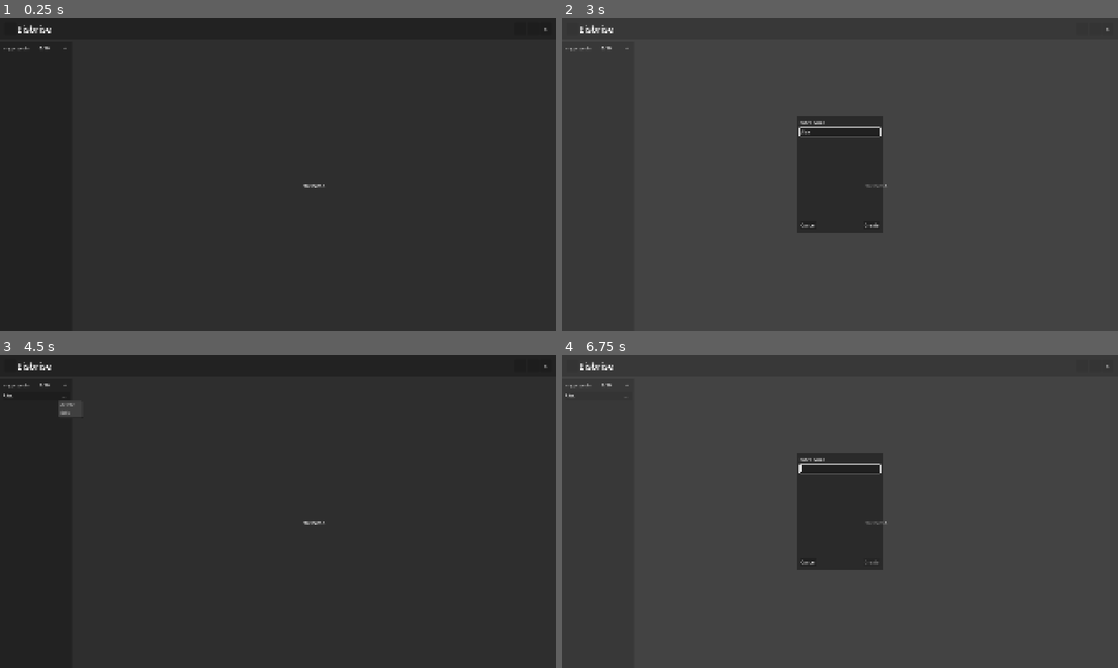
Above: before the commit, frames 1-4 (two rows, left to right).
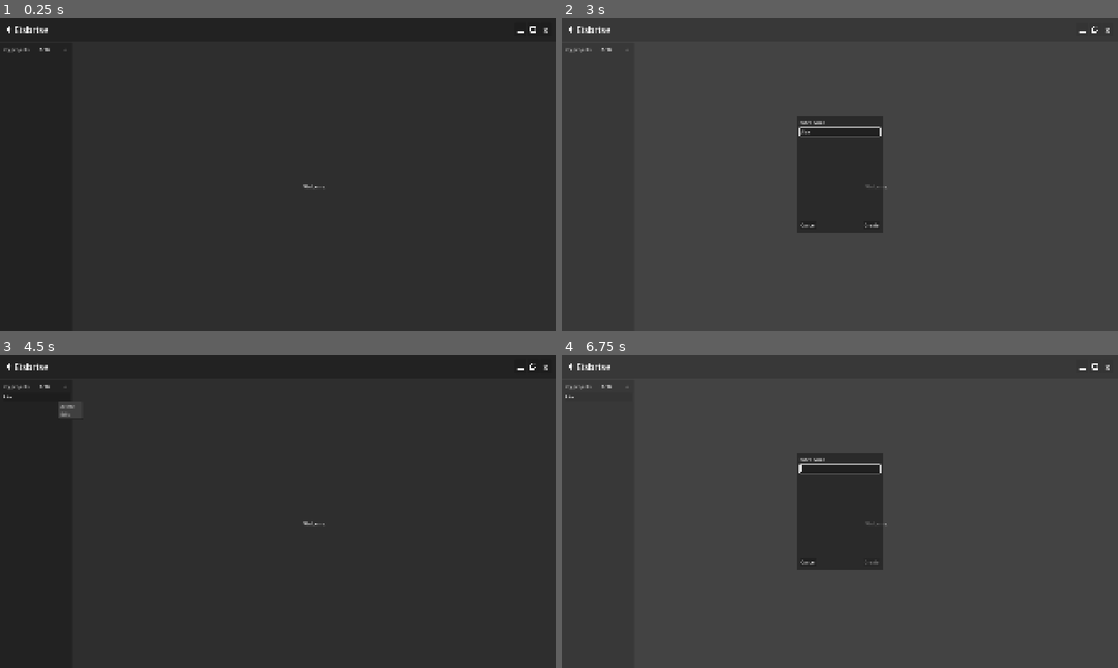
Above: after the commit, the same moments.

Repository: icenodehi/ToDo
Game: Godot game, scene res://ToDo/scenes/to_do.tscn
Two runs of this game, one before a commit and one after it. Both use one fixed random seed, a clock stepped at 60 frames per second and the inputs below.
Inputs (mouse positions are in pixels of both pictures, inside the frame that each line leads up to; where the layout moved, square brackets give the same spot in the first picture):
- Up to frame 1 (0.25 s): no input
- Up to frame 2 (3 s): click (1084, 30) [1084, 27] at 0.5 s; click (1095, 30) [1095, 27] at 1.25 s; click "+" at 2 s; click (840, 130) at 2.77 s; type "Alex" at 2.85 s
- Up to frame 3 (4.5 s): click "Create" at 3.5 s; click "..." at 4.25 s
- Up to frame 4 (6.75 s): click (1084, 367) [1084, 364] at 5 s; click (1095, 367) [1095, 364] at 5.75 s; click "+" at 6.5 s

The runs differ from the first frame. In frame 1, 0.2% of the frame differs, in the area x 0-99%, y 2-55%; in frame 2, 0.2%; in frame 3, 0.3%; in frame 4, 0.2%.

Commit message:
Release 1.1.0: completed task, icon, links

Diff:
--- a/ToDo/autoLoad/app_settings.gd
+++ b/ToDo/autoLoad/app_settings.gd
@@ -1,4 +1,6 @@
 extends Node
+
+signal delete_completed_changed(value: bool)
 
 const SETTINGS_PATH: String = "user://settings.cfg"
 const DEFAULT_LANGUAGE: String = "en"
@@ -6,6 +8,7 @@
 const SUPPORTED_LANGUAGES: Array[String] = ["ru", "en"]
 
 var language: String = DEFAULT_LANGUAGE
+var delete_completed: bool = false
 
 func _ready() -> void:
 	load_settings()
@@ -15,15 +18,24 @@
 	var config := ConfigFile.new()
 	config.load(SETTINGS_PATH)
 	language = str(config.get_value("general", "language", detect_system_language()))
+	delete_completed = bool(config.get_value("general", "delete_completed", false))
 	if language not in SUPPORTED_LANGUAGES:
 		language = DEFAULT_LANGUAGE
 
 func save_settings() -> void:
 	var config := ConfigFile.new()
 	config.set_value("general", "languare", language)
+	config.set_value("general", "delete_completed", delete_completed)
 	var err := config.save(SETTINGS_PATH)
 	if err != OK:
 		push_error("settings save failed: %s" % error_string(err))
+
+func set_delete_completed(value: bool) -> void:
+	if value == delete_completed:
+		return
+	delete_completed = value
+	delete_completed_changed.emit(value)
+	save_settings()
 
 func detect_system_language() -> String:
 	var system_language := OS.get_locale_language()
--- a/ToDo/localization/translations.csv
+++ b/ToDo/localization/translations.csv
@@ -20,3 +20,9 @@
 UI_COPY_EMAIL,Copy email address,Скопировать адрес почты
 UI_COPIED,Copied!,Скопировано!
 UI_GITHUB,Project on GitHub,Проект на GitHub
+UI_DELETE_COMPLETED,Delete completed tasks,Удалять выполненые задачи
+UI_DELETE_COMPLETED_TIP,On: completed task are deleted. off: they are crossed out.,Вкл: выполненые задачи удаляються. Выкл: они зачеркиваются.
+UI_TITLE_DELETE_TIP,On: delete completed tasks in this title. Off: cross them out.,Вкл: удалять выполненые задачи в этом заголовке. Выкл: зачеркивать.
+UI_FOLLOW_SETTINGS,As in settings,Как в настройках
+UI_FULLSCRENE,Fullscreen,На весь экран
+UI_WINDOWED,Wndowed,Оконный режим
--- a/ToDo/resource/data_title_resourse.gd
+++ b/ToDo/resource/data_title_resourse.gd
@@ -1,19 +1,33 @@
 extends Resource
 class_name DataTitle
+
+enum CompleteMode { INHERIT, STRIKE, DELETE}
 
 @export var name_title: String = ""
 @export var task_array: Array[DataTask] = []
 @export var roll: bool = false
+@export var complete_mode: CompleteMode = CompleteMode.INHERIT
+
+func should_delete(global_delete: bool) -> bool:
+	match complete_mode:
+		CompleteMode.STRIKE:
+			return false
+		CompleteMode.DELETE:
+			return true
+	return global_delete
 
 func to_dict() -> Dictionary:
 	var task_data: Array = []
 	for task in task_array:
 		task_data.append(task.to_dict())
-	return {"name": name_title, "roll": roll, "tasks": task_data}
+	return {"name": name_title, "roll": roll, "complete_mode": complete_mode, "tasks": task_data}
 
 func from_dict(data: Dictionary) -> void:
 	name_title = data.get("name", "")
 	roll = data.get("roll", false)
+	var mode := int(data.get("complete_mode", CompleteMode.INHERIT))
+	@warning_ignore("int_as_enum_without_cast")
+	complete_mode = mode if mode in CompleteMode.values() else CompleteMode.INHERIT
 	task_array.clear()
 	for task_data in data.get("tasks", []):
 		var task = DataTask.new()
--- a/ToDo/scenes/general_page.tscn
+++ b/ToDo/scenes/general_page.tscn
@@ -17,4 +17,11 @@
 unique_name_in_owner = true
 layout_mode = 2
 
+[node name="DeleteCompletedCheckButton" type="CheckButton" parent="." unique_id=32786238]
+unique_name_in_owner = true
+layout_mode = 2
+tooltip_text = "UI_DELETE_COMPLETED_TIP"
+text = "UI_DELETE_COMPLETED"
+
 [connection signal="item_selected" from="LanguageOptionButton" to="." method="_on_language_option_button_item_selected"]
+[connection signal="toggled" from="DeleteCompletedCheckButton" to="." method="_on_delete_completed_check_button_toggled"]
--- a/ToDo/scenes/task.tscn
+++ b/ToDo/scenes/task.tscn
@@ -14,11 +14,15 @@
 [node name="TaskCheckBox" type="CheckBox" parent="TaskContainer" unique_id=1454039038]
 layout_mode = 2
 
-[node name="TaskNameLabel" type="Label" parent="TaskContainer" unique_id=598149360]
+[node name="TaskNameLabel" type="RichTextLabel" parent="TaskContainer" unique_id=454039968]
 unique_name_in_owner = true
 layout_mode = 2
 size_flags_horizontal = 3
+mouse_filter = 2
+bbcode_enabled = true
 text = "task"
+fit_content = true
+scroll_active = false
 
 [node name="EditNameLineEdit" type="LineEdit" parent="TaskContainer" unique_id=327609866]
 unique_name_in_owner = true
--- a/ToDo/scenes/title.tscn
+++ b/ToDo/scenes/title.tscn
@@ -33,6 +33,11 @@
 max_length = 30
 flat = true
 
+[node name="DeleteModeCheckButton" type="CheckButton" parent="TitleContainer" unique_id=1498475231]
+unique_name_in_owner = true
+layout_mode = 2
+tooltip_text = "UI_TITLE_DELETE_TIP"
+
 [node name="TitleDetailsButton" type="MenuButton" parent="TitleContainer" unique_id=379750697]
 unique_name_in_owner = true
 layout_mode = 2
@@ -64,4 +69,5 @@
 [connection signal="toggled" from="TitleContainer/ShowHideDetailsButton" to="." method="_on_show_hide_details_button_toggled"]
 [connection signal="focus_exited" from="TitleContainer/EditNameLineEdit" to="." method="_on_edit_name_line_edit_focus_exited"]
 [connection signal="text_submitted" from="TitleContainer/EditNameLineEdit" to="." method="_on_edit_name_line_edit_text_submitted"]
+[connection signal="toggled" from="TitleContainer/DeleteModeCheckButton" to="." method="_on_delete_mode_check_button_toggled"]
 [connection signal="pressed" from="AddTaskContainer/AddTaskButton" to="." method="_on_add_task_button_pressed"]
--- a/ToDo/scenes/to_do.tscn
+++ b/ToDo/scenes/to_do.tscn
@@ -2,7 +2,10 @@
 
 [ext_resource type="Script" uid="uid://c0u6cg38kwhge" path="res://ToDo/scripts/to_do.gd" id="1_2xdk2"]
 [ext_resource type="Script" uid="uid://duu4ehqecv0ah" path="res://ToDo/scripts/to_do_panel_container.gd" id="2_cjnku"]
+[ext_resource type="Texture2D" uid="uid://irtk32iirrcu" path="res://settings_icon.png" id="2_m0q3x"]
 [ext_resource type="PackedScene" uid="uid://bye86naiu108e" path="res://ToDo/scenes/create_project_menu.tscn" id="3_d8ks7"]
+[ext_resource type="Texture2D" uid="uid://ycmkhtc4u1e" path="res://minimize_icon.png" id="3_ocf3w"]
+[ext_resource type="Texture2D" uid="uid://beipflbpn4cip" path="res://maximize_icon.png" id="4_6c7f2"]
 [ext_resource type="PackedScene" uid="uid://bw08lngs361gf" path="res://ToDo/scenes/settings_menu.tscn" id="4_73dgf"]
 
 [node name="ToDo" type="PanelContainer" unique_id=1897286419]
@@ -32,8 +35,12 @@
 layout_mode = 2
 
 [node name="SettingsButton" type="Button" parent="MainContainer/HeaderPanelContainer/MarginContainer/HeaderContainer" unique_id=1425178036]
-custom_minimum_size = Vector2(40, 30)
-layout_mode = 2
+custom_minimum_size = Vector2(30, 30)
+layout_mode = 2
+icon = ExtResource("2_m0q3x")
+flat = true
+icon_alignment = 1
+expand_icon = true
 
 [node name="Label" type="Label" parent="MainContainer/HeaderPanelContainer/MarginContainer/HeaderContainer" unique_id=1450217805]
 layout_mode = 2
@@ -46,17 +53,23 @@
 layout_mode = 2
 size_flags_horizontal = 8
 size_flags_stretch_ratio = 8.0
-text = "-"
+theme_override_font_sizes/font_size = 40
+icon = ExtResource("3_ocf3w")
+expand_icon = true
 
 [node name="FullScreneButton" type="Button" parent="MainContainer/HeaderPanelContainer/MarginContainer/HeaderContainer" unique_id=906877208]
+unique_name_in_owner = true
 custom_minimum_size = Vector2(40, 30)
 layout_mode = 2
 size_flags_horizontal = 8
+icon = ExtResource("4_6c7f2")
+expand_icon = true
 
 [node name="CloseButton" type="Button" parent="MainContainer/HeaderPanelContainer/MarginContainer/HeaderContainer" unique_id=2124103464]
 custom_minimum_size = Vector2(40, 30)
 layout_mode = 2
 size_flags_horizontal = 8
+theme_override_font_sizes/font_size = 30
 text = "x"
 
 [node name="BodyContainer" type="HBoxContainer" parent="MainContainer" unique_id=1660736889]
--- a/ToDo/scripts/general_page.gd
+++ b/ToDo/scripts/general_page.gd
@@ -1,6 +1,7 @@
 extends SettingsPage
 
 @onready var language_option_button: OptionButton = %LanguageOptionButton
+@onready var delete_completed_check_button: CheckButton = %DeleteCompletedCheckButton
 
 func _ready() -> void:
 	for code in AppSettings.SUPPORTED_LANGUAGES:
@@ -11,6 +12,10 @@
 	for i in language_option_button.item_count:
 		if language_option_button.get_item_metadata(i) == AppSettings.language:
 			language_option_button.select(i)
+	delete_completed_check_button.set_pressed_no_signal(AppSettings.delete_completed)
 
 func _on_language_option_button_item_selected(index: int) -> void:
 	AppSettings.set_language(language_option_button.get_item_metadata(index))
+
+func _on_delete_completed_check_button_toggled(toggled_on: bool) -> void:
+	AppSettings.set_delete_completed(toggled_on)
--- a/ToDo/scripts/resources_page.gd
+++ b/ToDo/scripts/resources_page.gd
@@ -4,7 +4,6 @@
 	{
 		"title_key": "UI_SELECTION_CONTACT",
 		"items": [
-			{"text": "Telegram", "action": "link", "value": "https://t.me/+PeHxHS5-nyVlYzdi"},
 			{"text": "UI_COPY_EMAIL", "action": "copy", "value": "icenode.hi@gmail.com"},
 		],
 	},
--- a/ToDo/scripts/task.gd
+++ b/ToDo/scripts/task.gd
@@ -3,11 +3,15 @@
 signal delete_task(task)
 signal data_changed
 
+const DELETE_DELAY: float = 1.5
+
 var data_task: DataTask
+var data_title: DataTitle
 var is_entered: bool
 var not_confirmed: bool
+var delete_timer: Timer
 
-@onready var task_name_label: Label = %TaskNameLabel
+@onready var task_name_label: RichTextLabel = %TaskNameLabel
 @onready var task_check_box: CheckBox = $TaskContainer/TaskCheckBox
 @onready var task_details_button: MenuButton = %TaskDetailsButton
 @onready var edit_name_line_edit: LineEdit = %EditNameLineEdit
@@ -15,16 +19,40 @@
 func _ready() -> void:
 	var popup = task_details_button.get_popup()
 	popup.id_pressed.connect(_on_menu_pressed)
+	delete_timer = Timer.new()
+	delete_timer.one_shot = true
+	delete_timer.wait_time = DELETE_DELAY
+	delete_timer.timeout.connect(_on_delete_timer_timeout)
+	add_child(delete_timer)
 	switch_view()
 
-func test(task: DataTask) -> void:
+func test(task: DataTask, title: DataTitle) -> void:
 	data_task = task
-	task_name_label.text = data_task.text_task
-	task_check_box.button_pressed = data_task.is_complete
+	data_title = title
+	task_check_box.set_pressed_no_signal(data_task.is_complete)
+	show_task_text()
+
+func show_task_text() -> void:
+	var safe_text := data_task.text_task.replace("[", "[ld]")
+	if data_task.is_complete:
+		task_name_label.text = "[s]%s[/s]" % safe_text
+		task_name_label.modulate.a = 0.55
+	else:
+		task_name_label.text = safe_text
+		task_name_label.modulate.a = 1.0
 
 func _on_task_check_box_toggled(toggled_on: bool) -> void:
 	data_task.is_complete = toggled_on
+	show_task_text()
 	data_changed.emit()
+	if toggled_on and data_title != null and data_title.should_delete(AppSettings.delete_completed):
+		delete_timer.start()
+	else:
+		delete_timer.stop()
+
+func _on_delete_timer_timeout() -> void:
+	if data_task.is_complete:
+		delete_task.emit(self)
 
 func _on_menu_pressed(id: int) -> void:
 	if id == 0:
@@ -51,8 +79,8 @@
 	if is_applay:
 		var text_clear = edit_name_line_edit.text.strip_edges()
 		if not text_clear.is_empty():
-			task_name_label.text = text_clear
 			data_task.text_task = text_clear
+			show_task_text()
 			data_changed.emit()
 	if not_confirmed:
 		if data_task.text_task.is_empty():
--- a/ToDo/scripts/title.gd
+++ b/ToDo/scripts/title.gd
@@ -2,6 +2,8 @@
 
 signal delete_title(title)
 signal data_changed
+
+const MENU_FOLLOW_SETTINGS_ID: int = 2
 
 var is_entered: bool
 var task_scene = preload("res://ToDo/scenes/task.tscn")
@@ -15,10 +17,13 @@
 @onready var h_separator: HSeparator = %HSeparator
 @onready var add_task_container: HBoxContainer = %AddTaskContainer
 @onready var show_hide_details_button: Button = %ShowHideDetailsButton
+@onready var delete_mode_check_button: CheckButton = %DeleteModeCheckButton
 
 func _ready() -> void:
 	var popup = title_details_button.get_popup()
+	popup.add_check_item("UI_FOLLOW_SETTINGS", MENU_FOLLOW_SETTINGS_ID)
 	popup.id_pressed.connect(_on_menu_pressed)
+	AppSettings.delete_completed_changed.connect(_on_delete_completed_changed)
 	switch_view()
 
 func data_titles(data: DataTitle) -> void:
@@ -26,8 +31,20 @@
 	show_hide_details_button.button_pressed = data_title.roll
 	applay_visible(data_title.roll)
 	name_title_lable.text = data_title.name_title
+	update_complete_mode_ui()
 	for i in data_title.task_array:
 		create_node_task(i)
+
+func update_complete_mode_ui() -> void:
+	var effevtive_delete := data_title.should_delete(AppSettings.delete_completed)
+	delete_mode_check_button.set_pressed_no_signal(effevtive_delete)
+	var popup := title_details_button.get_popup()
+	var index := popup.get_item_index(MENU_FOLLOW_SETTINGS_ID)
+	popup.set_item_checked(index, data_title.complete_mode == DataTitle.CompleteMode.INHERIT)
+
+func _on_delete_completed_changed(_value: bool) -> void:
+	if data_title != null:
+		update_complete_mode_ui()
 
 func _on_add_task_button_pressed() -> void:
 	var data_task: DataTask = DataTask.new()
@@ -38,7 +55,7 @@
 func create_node_task(data_tesk) -> Control:
 	var task = task_scene.instantiate()
 	tasks_container.add_child(task)
-	task.test(data_tesk)
+	task.test(data_tesk, data_title)
 	task.delete_task.connect(_on_delete_task)
 	task.data_changed.connect(data_changed.emit)
 	return task
@@ -85,6 +102,11 @@
 		delete_title.emit(self)
 	elif id == 1:
 		title_editing()
+	elif id == MENU_FOLLOW_SETTINGS_ID:
+		if data_title.complete_mode != DataTitle.CompleteMode.INHERIT:
+			data_title.complete_mode = DataTitle.CompleteMode.INHERIT
+			update_complete_mode_ui()
+			data_changed.emit()
 
 func _on_edit_name_line_edit_text_submitted(_new_text: String) -> void:
 	input_complition(true)
@@ -110,3 +132,11 @@
 	data_title.roll = toggled_on
 	applay_visible(toggled_on)
 	data_changed.emit()
+
+func _on_delete_mode_check_button_toggled(toggled_on: bool) -> void:
+	if toggled_on:
+		data_title.complete_mode = DataTitle.CompleteMode.DELETE
+	else:
+		data_title.complete_mode = DataTitle.CompleteMode.STRIKE
+	update_complete_mode_ui()
+	data_changed.emit()
--- a/ToDo/scripts/to_do.gd
+++ b/ToDo/scripts/to_do.gd
@@ -5,6 +5,8 @@
 const TEMP_PATH: String = "user://Eisbrise.tmp"
 const BACKUP_PATH: String = "user://Eisbrise.corrupted.json"
 const SAVE_DALAY: float = 1.0
+const ICON_FULLSCRENE: Texture2D = preload("res://maximize_icon.png")
+const ICON_WINDOWED: Texture2D = preload("res://restore_icon.png")
 
 var title_scene = preload("res://ToDo/scenes/title.tscn")
 var card_scene = preload("res://ToDo/scenes/card.tscn")
@@ -26,6 +28,7 @@
 @onready var create_card_button: Button = %CreateCardButton
 @onready var create_project_menu: ColorRect = %CreateProjectMenu
 @onready var settings_menu: ColorRect = %SettingsMenu
+@onready var full_screne_button: Button = %FullScreneButton
 
 func _ready() -> void:
 	save_timer = Timer.new()
@@ -142,10 +145,17 @@
 	get_window().mode = Window.MODE_MINIMIZED
 
 func _on_full_screne_button_pressed() -> void:
-	if get_window().mode == Window.MODE_FULLSCREEN:
-		get_window().mode = Window.MODE_WINDOWED
+	var window := get_window()
+	if window.mode == Window.MODE_FULLSCREEN:
+		window.mode = Window.MODE_WINDOWED
 	else:
-		get_window().mode = Window.MODE_FULLSCREEN
+		window.mode = Window.MODE_FULLSCREEN
+	update_window_button()
+
+func update_window_button() -> void:
+	var is_fullscreen := get_window().mode == Window.MODE_FULLSCREEN
+	full_screne_button.icon = ICON_WINDOWED if is_fullscreen else ICON_FULLSCRENE
+	full_screne_button.tooltip_text = "UI_WINDOWED" if is_fullscreen else "UI_FULLSCRENE"
 
 func _on_close_button_pressed() -> void:
 	save_project()
--- a/project.godot
+++ b/project.godot
@@ -11,7 +11,7 @@
 [application]
 
 config/name="Eisbrise"
-config/version="1.0.0"
+config/version="1.1.0"
 run/main_scene="uid://cph8x33gmv8fk"
 config/use_custom_user_dir=true
 config/custom_user_dir_name="Eisbrise"
Binary file removed: 32698-velosiped_bike.jpg
Binary file changed: ToDo/localization/translations.en.translation
Binary file changed: ToDo/localization/translations.ru.translation
Not shown, changed: export_presets.cfg
Binary file added: maximize_icon.png
Not shown, added: maximize_icon.png.import
Binary file added: minimize_icon.png
Not shown, changed: minimize_icon.png.import
Binary file added: restore_icon.png
Not shown, added: restore_icon.png.import
Binary file added: settings_icon.png
Not shown, added: settings_icon.png.import
